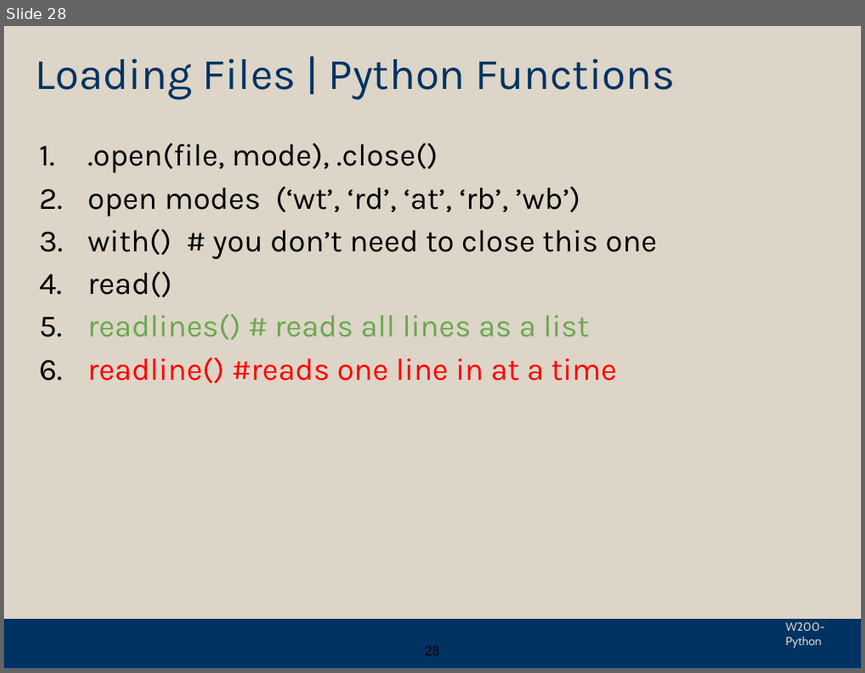
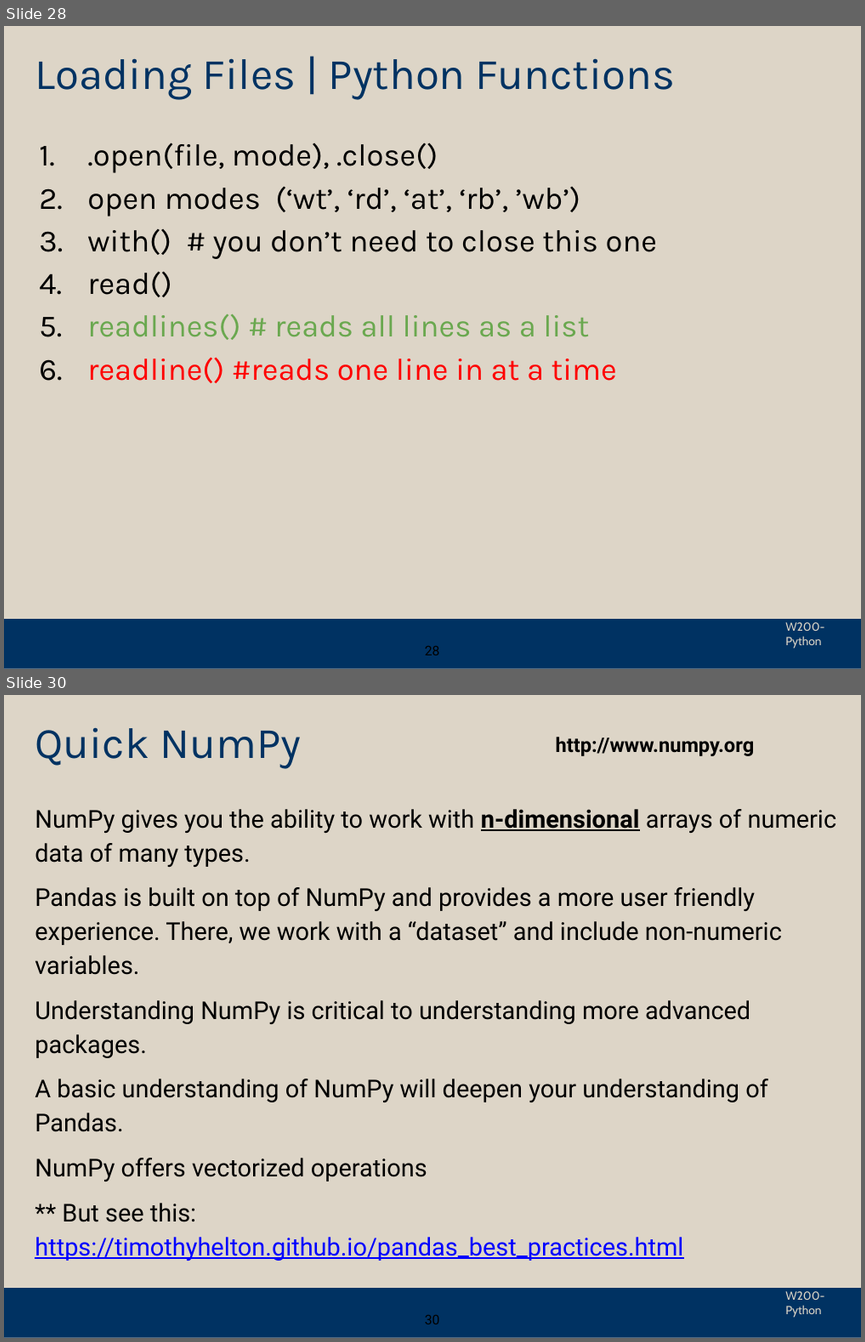
Before and after one commit to yzwu1209/Python_Foundation, a slide deck: sync_presentations/week_09/week_09-new.pptx. Shown one above the other, each under a label of ours: slide 28 before the commit, slides 28 and 30 after it; the slides between them are not shown. The pictures are 865x673 and 865x1342 pixels, drawn with LibreOffice and Linux fonts; fonts in the diff are those of the drawing; background and template pictures are left out. Boxes give left, top, right and bottom in pixels: in the first picture for what was removed or moved away, otherwise in the second. Text is boxed around its words. In the diff, an @@ line names an element or a change of style, - is before the commit and + after.

```diff
--- a/sync_presentations/week_09/week_09-new.pptx
+++ b/sync_presentations/week_09/week_09-new.pptx
@@ slide 30 added at <box>4,695,861,1338</box>, background #DDD5C7; not listed: 2 template elements that a slide beside it also shows @@
@@ title added at <box>35,727,301,769</box>, 52 pt, text #003262 @@
+Quick NumPy
@@ text added at <box>556,737,755,756</box>, 24 pt, text #000000, bold @@
+http://www.numpy.org
@@ text added at <box>35,809,837,1260</box>, 29.4 pt, text #000000 @@
+NumPy gives you the ability to work with n-dimensional arrays of numeric data of many types.
+Pandas is built on top of NumPy and provides a more user friendly experience. There, we work with a “dataset” and include non-numeric variables.
+Understanding NumPy is critical to understanding more advanced packages.
+A basic understanding of NumPy will deepen your understanding of Pandas.
+NumPy offers vectorized operations
+** But see this: https://timothyhelton.github.io/pandas_best_practices.html
@@ page number added at <box>425,1315,440,1324</box>, 16 pt, text #000000 @@
+30
```
Also in this commit, not shown: 1 slide changed, 2 other slides added, 1 other file.
